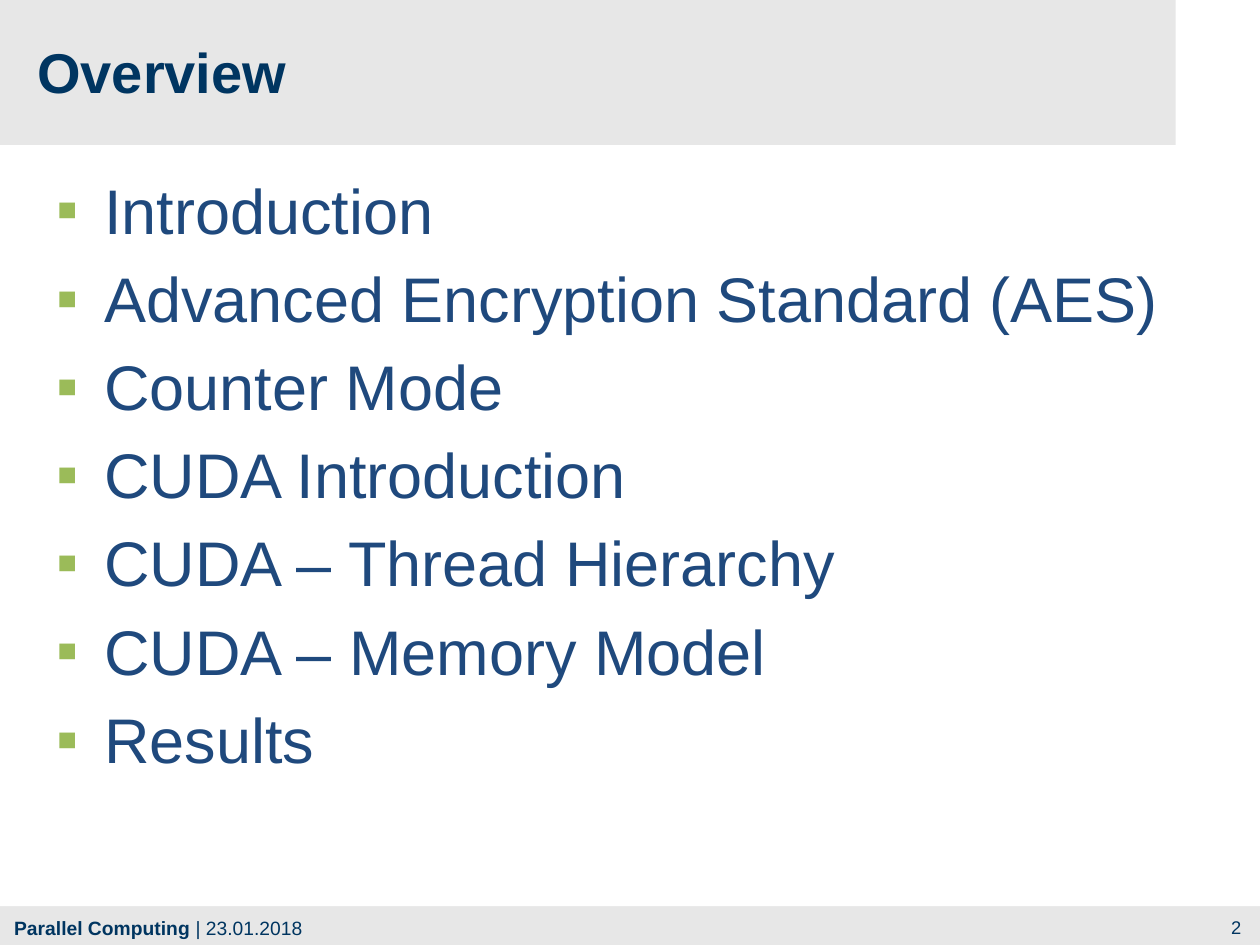
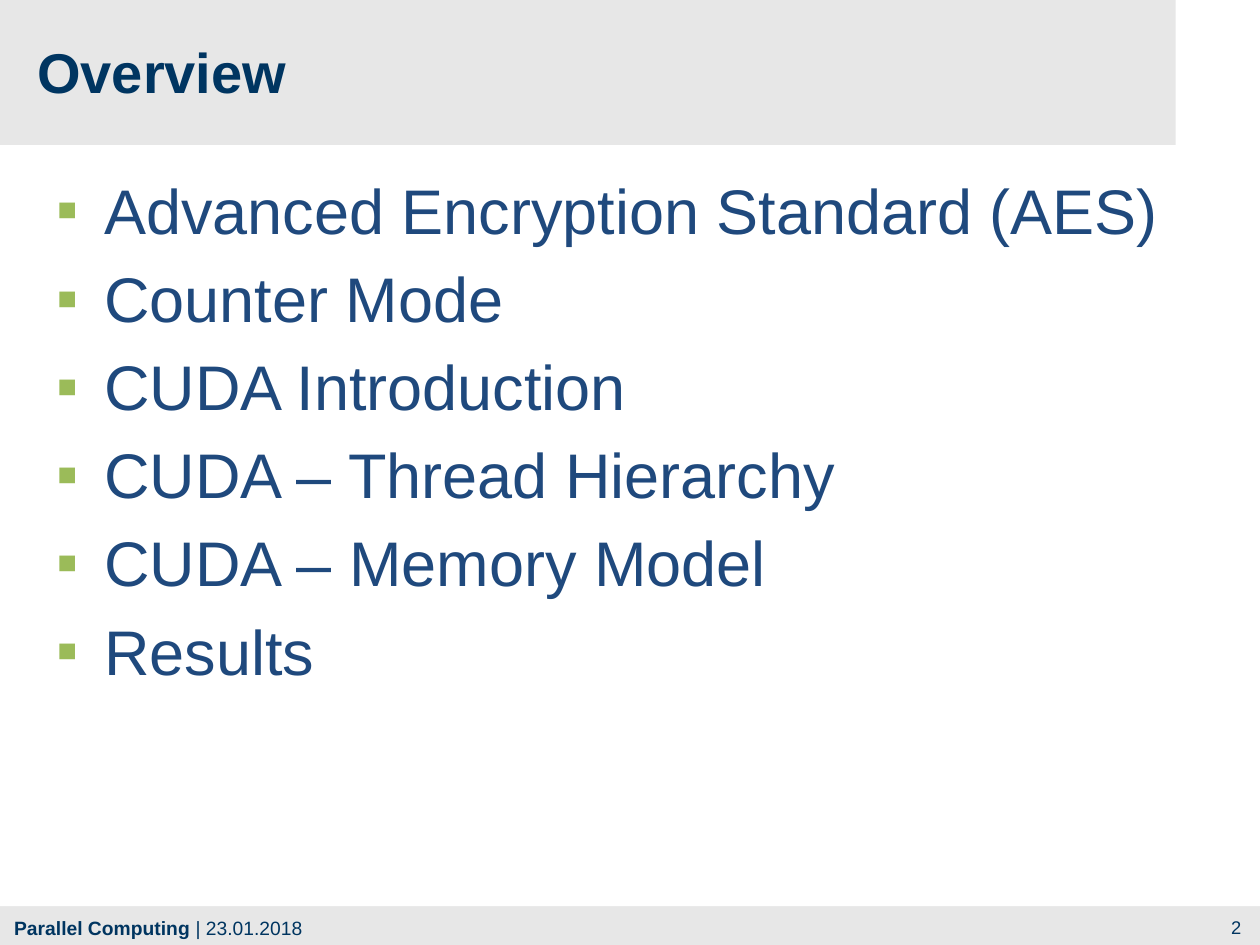
Before and after one commit to franneck94/CUDA-AES, a slide deck: slide 2 of Presentation.pptx. Drawn at 1260x945 pixels with LibreOffice and Linux fonts; fonts in the diff are those of the drawing; background and template pictures are left out. Boxes give left, top, right and bottom in pixels: in the first picture for what was removed or moved away, otherwise in the second. Text is boxed around its words. In the diff, an @@ line names an element or a change of style, - is before the commit and + after.

```diff
--- a/Presentation.pptx
+++ b/Presentation.pptx
@@ text at [104,188,433,235]: paragraph removed @@
-▪ Introduction
```
Also in this commit, not shown: 5 other slides changed, 7 slides added, 3 slides removed, 13 other files.
